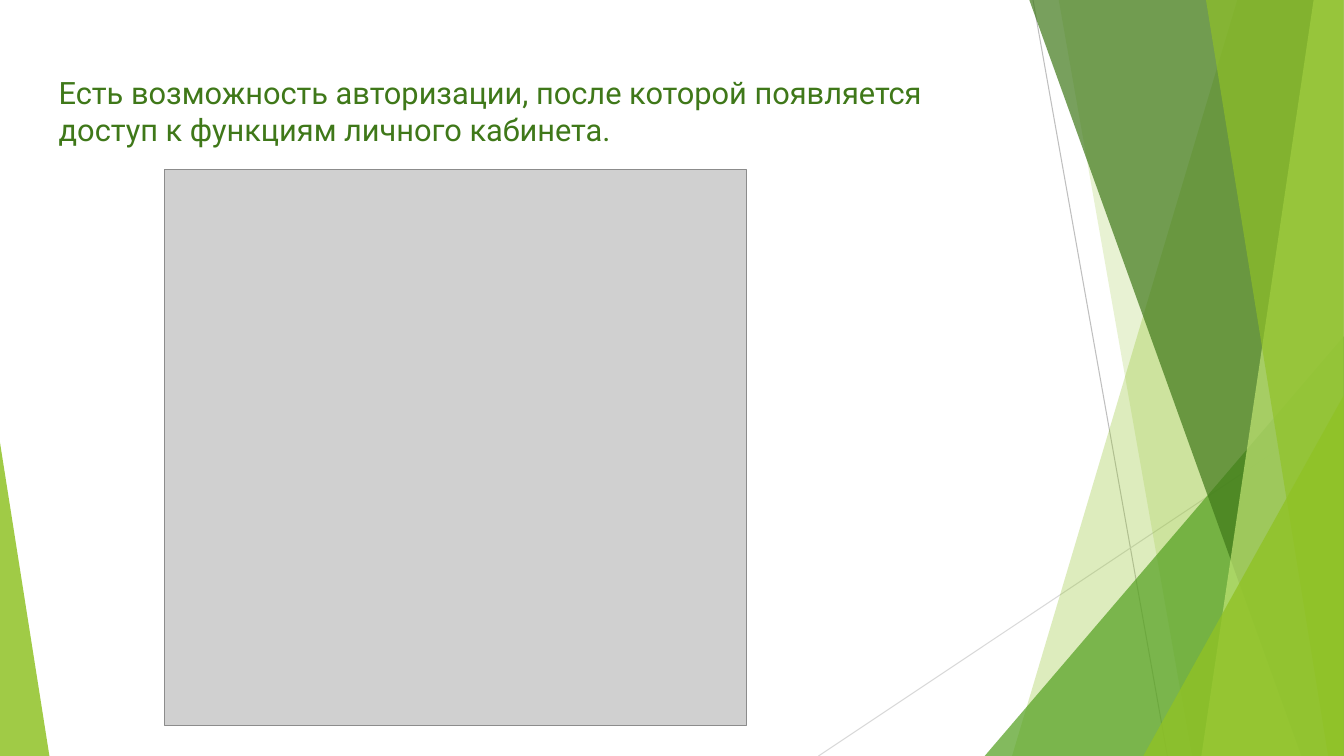
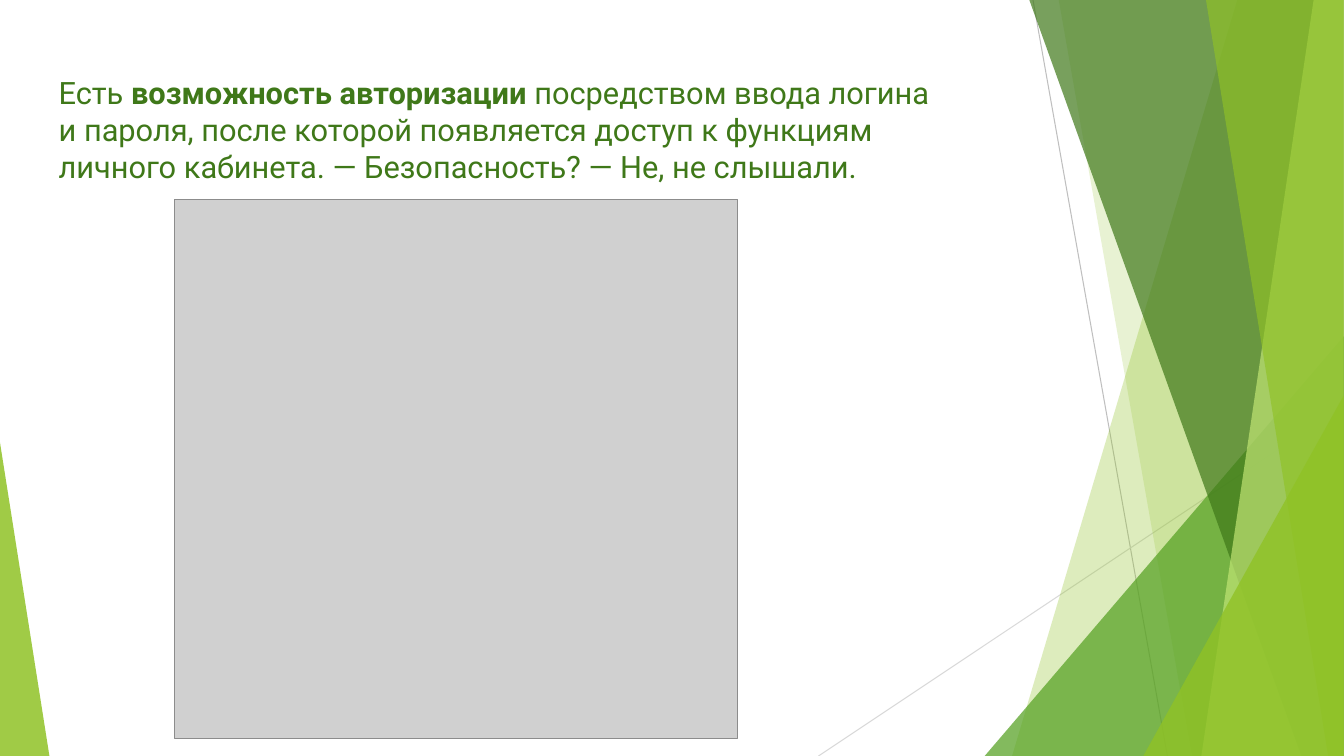
Before and after one commit to vlad120/Re_restore-Alice, a slide deck: slide 4 of Documents/API project presentation.pptx (slide 3 before the commit). Drawn at 1344x756 pixels with LibreOffice and Linux fonts; fonts in the diff are those of the drawing; grey boxes stand for pictures. Boxes give left, top, right and bottom in pixels: in the first picture for what was removed or moved away, otherwise in the second. Text is boxed around its words. In the diff, an @@ line names an element or a change of style, - is before the commit and + after.

```diff
--- a/Documents/API project presentation.pptx
+++ b/Documents/API project presentation.pptx
@@ text at box(59, 82, 929, 182): text changed @@
-Есть возможность авторизации, после которой появляется доступ к функциям личного кабинета.
+Есть возможность авторизации посредством ввода логина и пароля, после которой появляется доступ к функциям личного кабинета. — Безопасность? — Не, не слышали.
@@ picture: place and size @@
-picture at box(164, 169, 746, 726)
+picture at box(174, 200, 738, 739)
```
Also in this commit, not shown: 5 other slides changed, 2 slides added, 2 other files.
